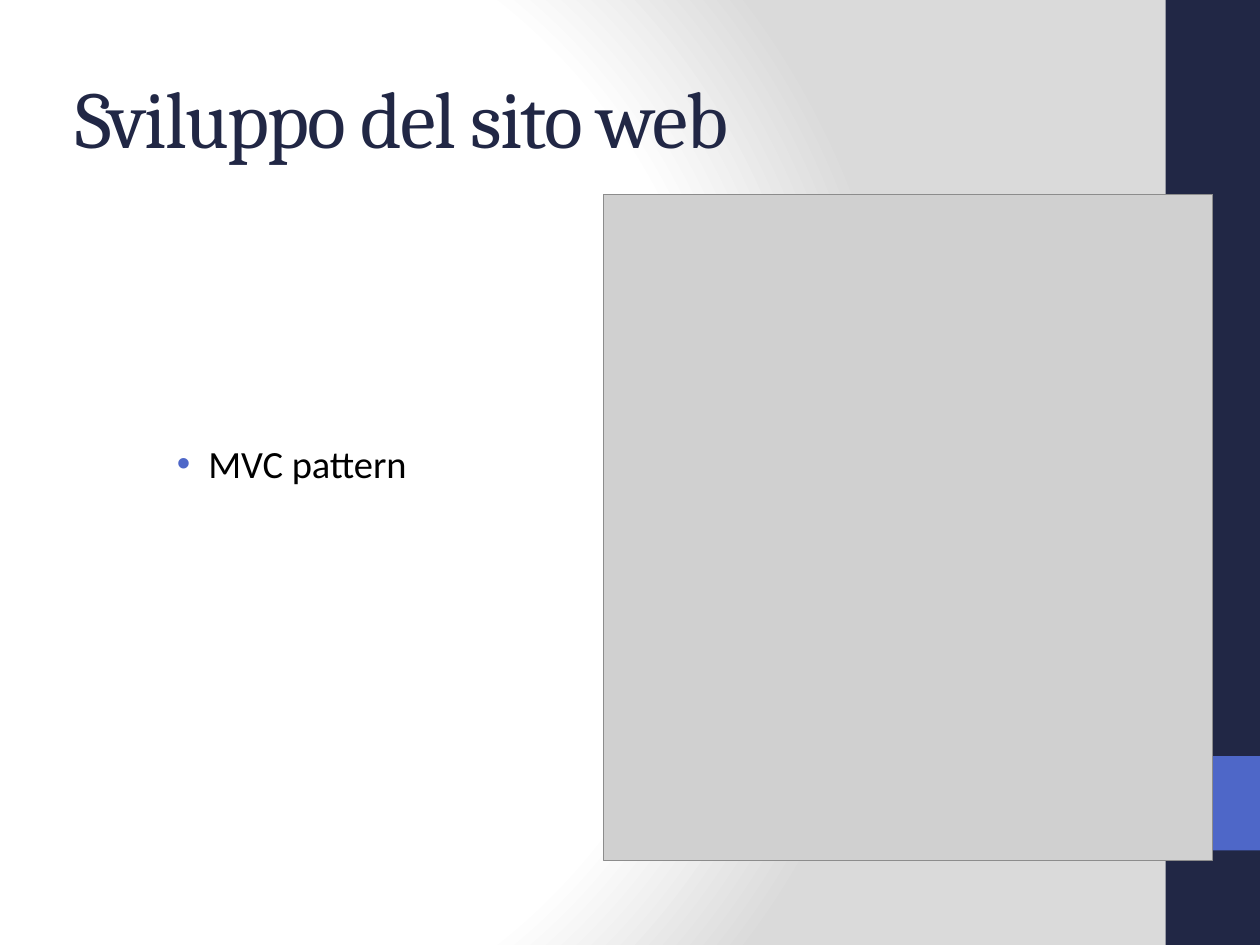
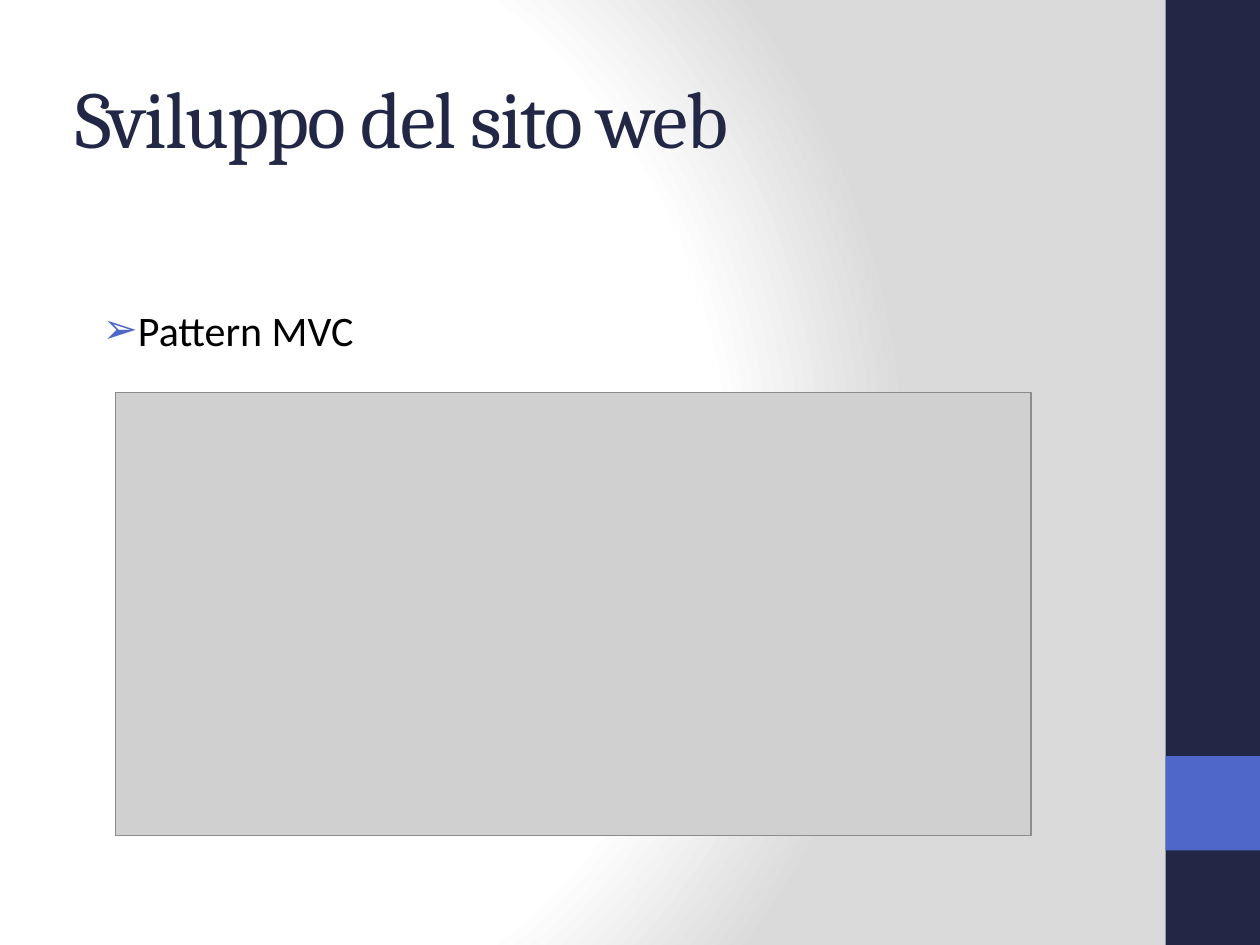
Before and after one commit to Jolsty/SimSim, a slide deck: slide 6 of Tesi_Sistema_Accessi_IoT_Andrei_Ciulpan_872394/presentazione/Sistema Accessi IoT.pptx (slide 5 before the commit). Drawn at 1260x945 pixels with LibreOffice and Linux fonts; fonts in the diff are those of the drawing; grey boxes stand for pictures. Boxes give left, top, right and bottom in pixels: in the first picture for what was removed or moved away, otherwise in the second. Text is boxed around its words. In the diff, an @@ line names an element or a change of style, - is before the commit and + after.

```diff
--- a/Tesi_Sistema_Accessi_IoT_Andrei_Ciulpan_872394/presentazione/Sistema Accessi IoT.pptx
+++ b/Tesi_Sistema_Accessi_IoT_Andrei_Ciulpan_872394/presentazione/Sistema Accessi IoT.pptx
@@ picture removed at [604, 194, 1212, 861] @@
@@ text at [138, 318, 354, 347]: text changed; size 22 to 24 pt @@
-• MVC pattern
+➢ Pattern MVC
@@ picture added at [116, 393, 1032, 835] @@
```
Also in this commit, not shown: 6 other slides changed, 1 slide added, 1 slide removed, 24 other files.
